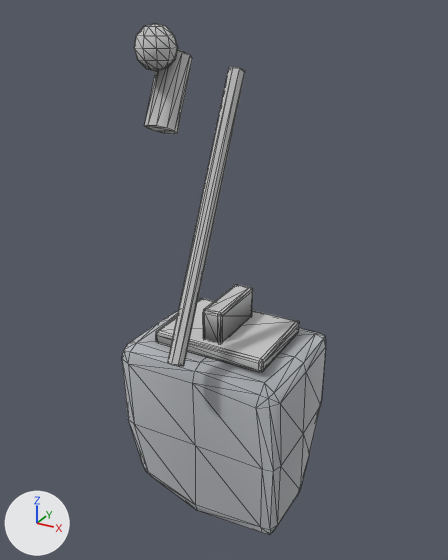
A saved change to the glTF model game/assets/models/props/lever.glb.
Both versions are drawn from a 50 mm lens placed at (0.757, -1.404, 1.383), pointed at (0.019, -0.062, 0.713). Every picture has the same lights, and +X, +Y and +Z are marked at lower left. The first picture is the older version. Mesh edges are drawn as thin lines. Where no turn or scale is listed for an object, it has been applied to the vertices. Vertices at exactly the same position are counted once.

Before the edit, the objects in view are built like this:
```python
me_lever = bpy.data.meshes.new('lever')
me_lever.from_pydata(...)  # 298 vertices, 572 faces; spans x -0.255..0.249, y -0.355..0.199, z -0.005..1.355
# faces by material slot: [192, 344, 36]
me_lever.materials.append(mat_stone_trim)
me_lever.materials.append(mat_iron_dark)
me_lever.materials.append(mat_leather_dark)
ob_lever = bpy.data.objects.new('lever', me_lever)
ob_lever.location = (0.0, 0.0, 0.0)
```
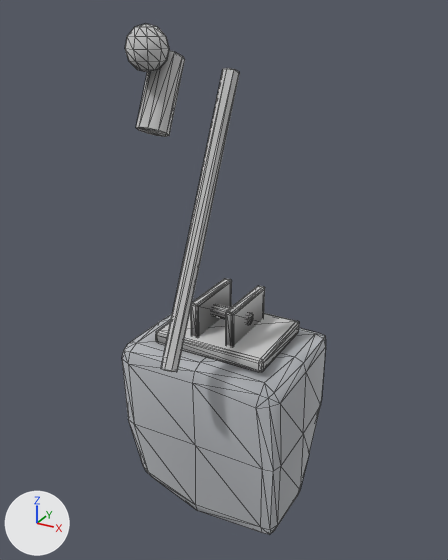
Changed parts and their boxes [x1, y1, x2, y2] in the pictures (448 x 560 px):
'lever', reshaped (50% shorter): before [122, 23, 326, 534]; after [122, 279, 326, 534]
'Handle', added: after [125, 24, 239, 372]
    faces in mat_iron_dark: [125, 24, 239, 372]
    faces in mat_leather_dark: [136, 51, 185, 137]
part 1 of me_lever, added: after [213, 304, 253, 325]
part 2 of me_lever, deleted: before [134, 23, 178, 71]
part 3 of me_lever, deleted: before [145, 50, 192, 134]
part 4 of me_lever, built on: before [168, 67, 245, 366]; after [226, 286, 265, 346]
part 5 of me_lever, edited (looks the same): [128, 342, 294, 469] in both

The change, as a list of edits to the scene's bpy script:
```text
Change me_lever:
    used by ob_lever; location = (0.0, 0.0, 0.0)
    remove me_lever.from_pydata(...)  # 298 vertices, 572 faces; spans x -0.255..0.249, y -0.355..0.199, z -0.005..1.355
    add me_lever.from_pydata(...)  # 286 vertices, 552 faces; spans x -0.255..0.249, y -0.206..0.199, z -0.005..0.64
    me_lever part 1: a new loose piece, a 10-sided cylinder along x spanning x -0.07..0.07, y -0.017..0.017, z 0.562..0.598, in mat_iron_dark
    me_lever part 2: the loose piece of 52 vertices spanning x -0.043..0.043, y -0.355..-0.265, z 1.265..1.355 is deleted
    me_lever part 3: the loose piece of 20 vertices spanning x -0.035..0.035, y -0.334..-0.206, z 1.133..1.307 is deleted
    me_lever part 4
    15 vertices are removed from x -0.022..0.022, y -0.298..0.058, z 0.551..1.249
    28 faces are deleted
    57 vertices move from x -0.03..0.03, y -0.278..0.1, z 0.53..0.63 to x -0.068..0.044, y -0.1..0.1, z 0.52..0.64
    35 vertices are added at x 0.043..0.068, y -0.1..0.1, z 0.52..0.64
    12 new vertices lie (0.012, 0.0, 0.0) away from vertices in x 0.049, y -0.1..0.1, z 0.52..0.64
    8 new vertices lie (0.0, 0.188, 0.0) away from vertices in x 0.043..0.068, y -0.094, z 0.521..0.639
    108 new faces join them, mat_iron_dark
    me_lever part 5: 75 kept faces spanning x -0.211..0.209, y -0.206..0.1, z 0.25..0.64 get new vertex colours
    remove me_lever.materials.append(mat_leather_dark)
Add me_handle:
    me_handle.from_pydata(...)  # 88 vertices, 164 faces; spans x -0.043..0.043, y -0.385..0.028, z -0.029..0.775
    # faces by material slot: [128, 36]
    me_handle.materials.append(mat_iron_dark)
    me_handle.materials.append(mat_leather_dark)
Add ob_handle:
    ob_handle = bpy.data.objects.new('Handle', me_handle)
    ob_handle.location = (0.0, 0.0, 0.58)
```
